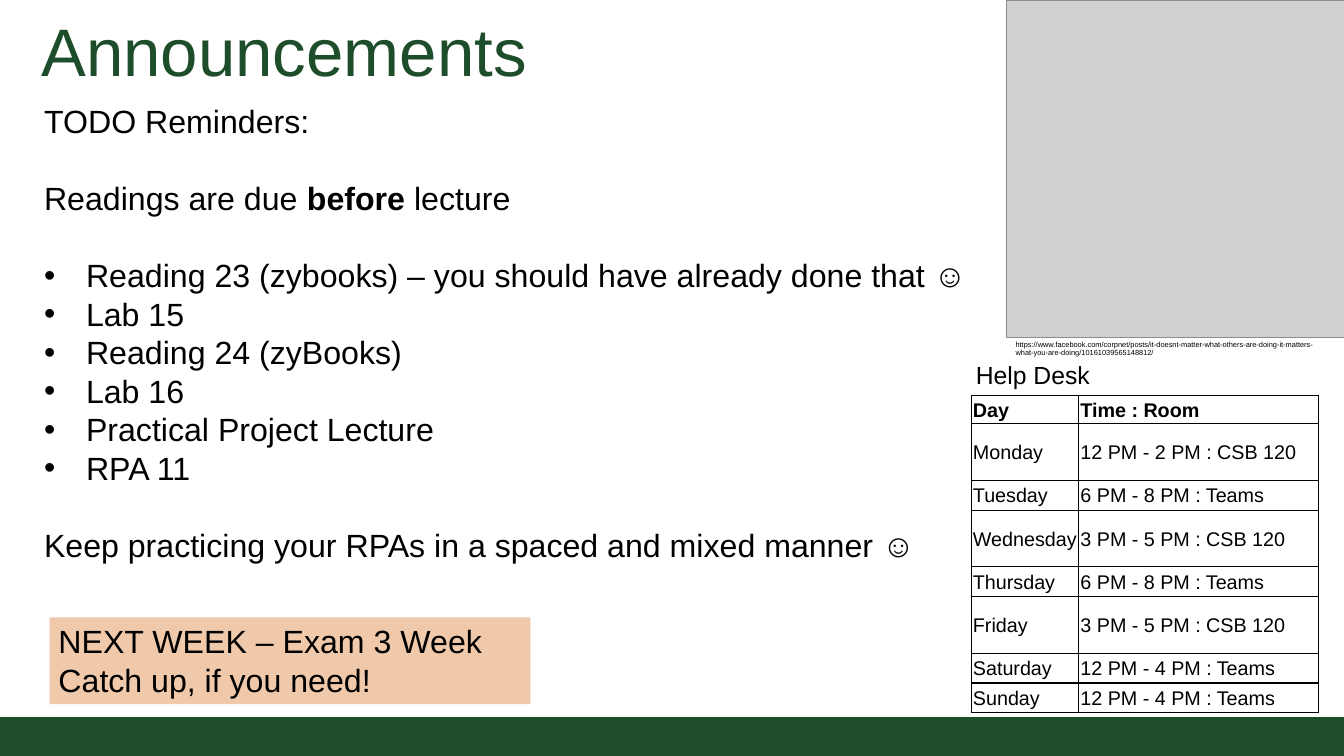
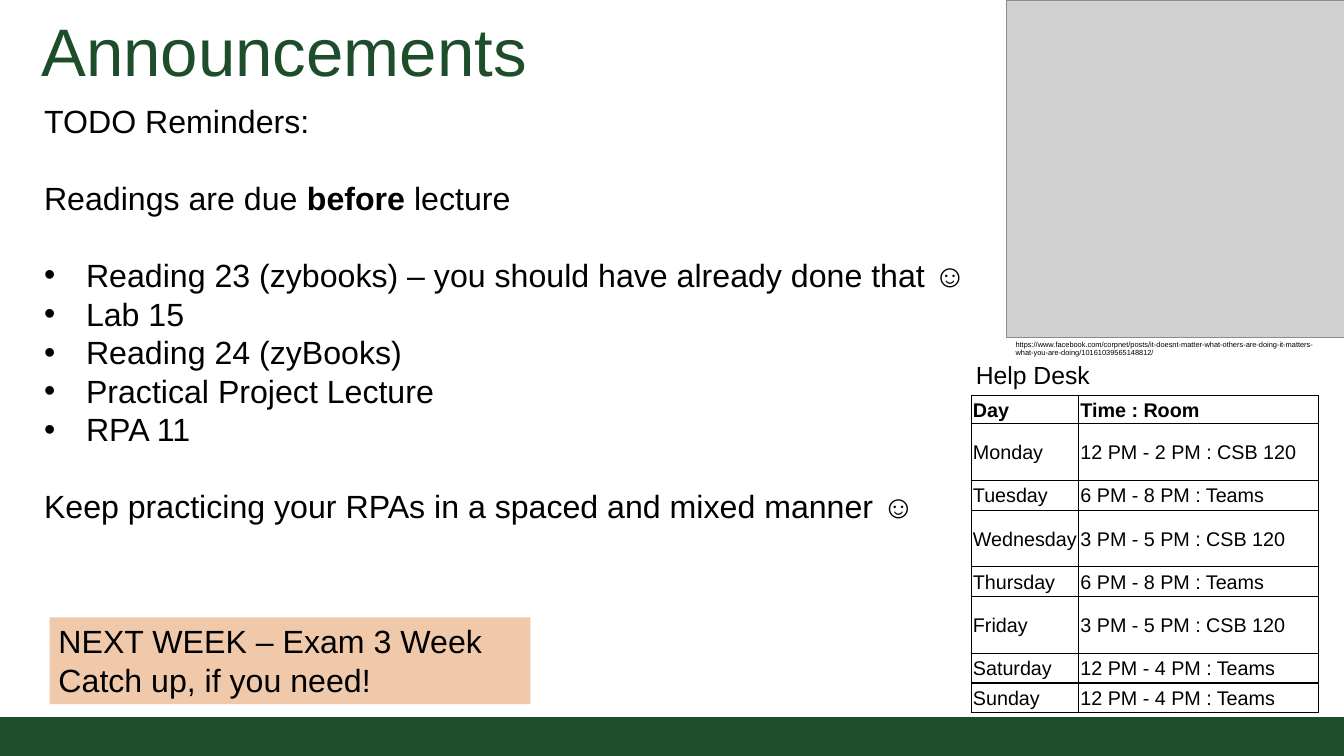
Before and after one commit to CSU-CompSci-CS163-4/Handouts, a slide deck: slide 2 of slides/On-Campus/11_01_IntrotoRecursion.pptx. Drawn at 1344x756 pixels with LibreOffice and Linux fonts; fonts in the diff are those of the drawing; grey boxes stand for pictures; background and template pictures are left out. Boxes give left, top, right and bottom in pixels: in the first picture for what was removed or moved away, otherwise in the second. Text is boxed around its words. In the diff, an @@ line names an element or a change of style, - is before the commit and + after.

```diff
--- a/slides/On-Campus/11_01_IntrotoRecursion.pptx
+++ b/slides/On-Campus/11_01_IntrotoRecursion.pptx
@@ text at (86, 379, 184, 404): paragraph removed @@
-• Lab 16
```
Also in this commit, not shown: 1 other file.
